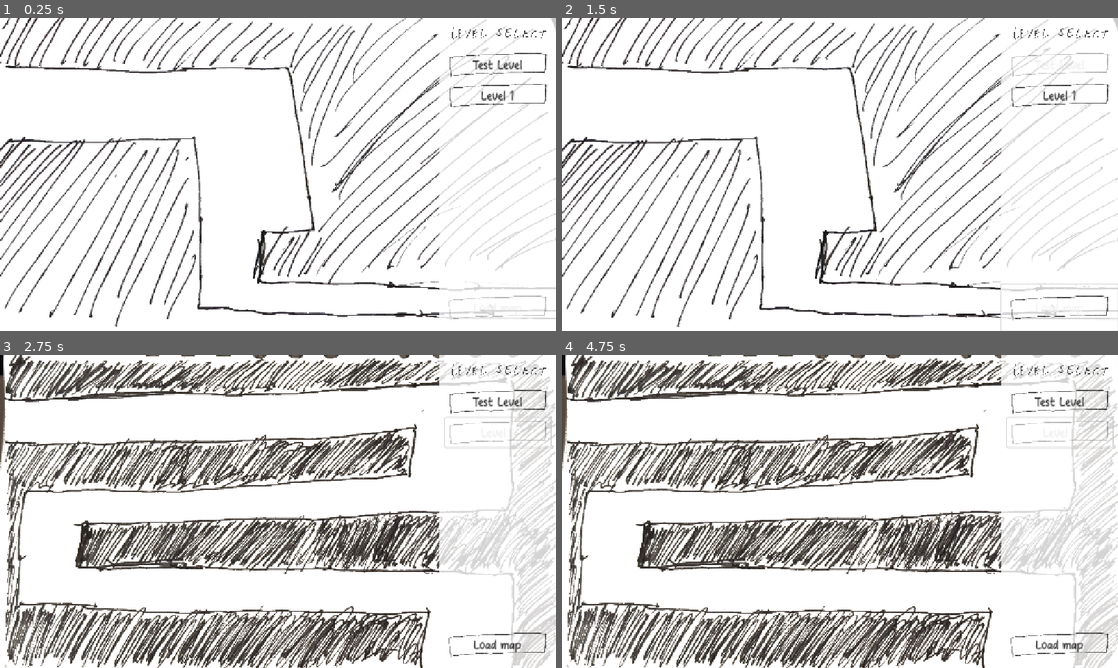
Above: before the commit, frames 1-4 (two rows, left to right).
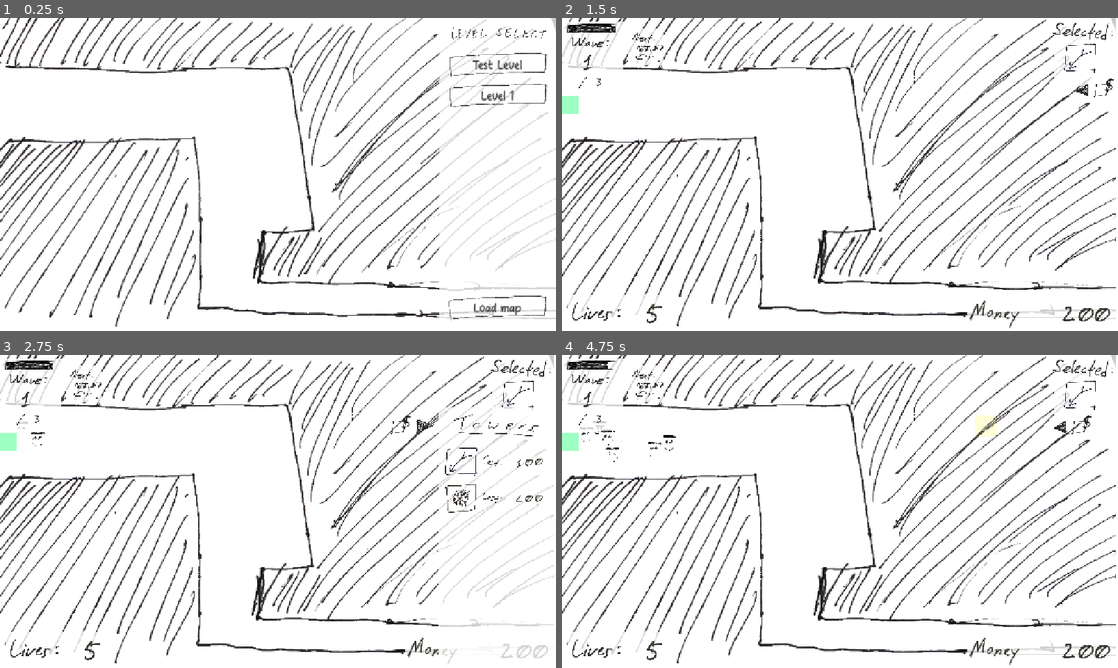
Above: after the commit, the same moments.

Repository: OzuYatamutsu/notebook-tower-defense
Game: Godot game, scene res://levels/MapSelect.tscn
The game is run twice, just before and just after one commit, with the same random seed, the same clock (stepped at 60 frames per second) and the same inputs. This scene is started directly instead of the project's main scene.
Inputs (mouse positions are in pixels of both pictures, inside the frame that each line leads up to):
- Up to frame 1 (0.25 s): no input
- Up to frame 2 (1.5 s): click "Test Level" at 0.5 s; click "Load map" at 1.25 s
- Up to frame 3 (2.75 s): click (494, 433) at 2 s, where only the run before the commit has a clickable "Level 1"
- Up to frame 4 (4.75 s): click (1023, 461) at 2.77 s; click (1101, 426) at 3.52 s; click (984, 426) at 4.27 s

The runs differ from the first frame. In frame 1, 0.3% of the frame differs, in the area x 80-99%, y 88-97%; in frame 2, 16%; in frame 3, 41%; in frame 4, 41%, in the area x 0-100%, y 0-100%.

Commit message:
Load map behavior working

Diff:
--- a/levels/map_select.gd
+++ b/levels/map_select.gd
@@ -8,7 +8,7 @@
     "Level1": "res://levels/level1.tscn"
 }
 
-var CurrentSelectedLevel: String
+var CurrentSelectedLevel: String = LABEL_LEVEL_MAP["TestLevel"]
 
 @onready var MapPreview: Sprite2D = $map
 @onready var LoadLevelButton: Button = $Selector/LoadMapButton
@@ -17,11 +17,10 @@
     LoadLevelButton.disabled = true
 
     for _button in find_children("", "Button", true, true):
-        if _button.name == LOAD_MAP_NAME:
-            _button.disabled = true
-            continue
+        _button.pressed.connect(
+            _on_button_pressed.bind(_button.name)
+        )
         _button.disabled = false
-        _button.pressed.connect(_on_button_pressed.bind(_button.name))
 
 func load_level_preview(path_to_level: String) -> void:
     CurrentSelectedLevel = path_to_level
@@ -57,5 +56,3 @@
             _button.disabled = true
             continue
         _button.disabled = false
-
-    LoadLevelButton.disabled = false
